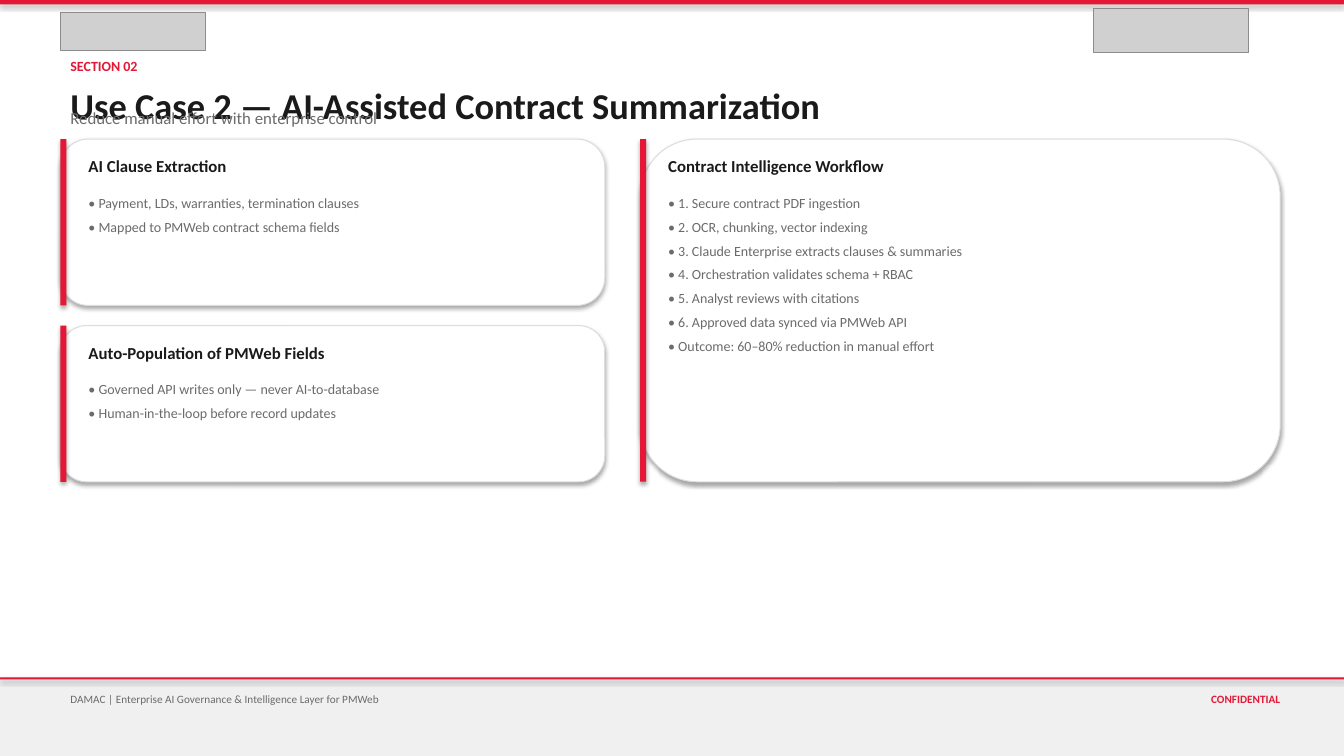
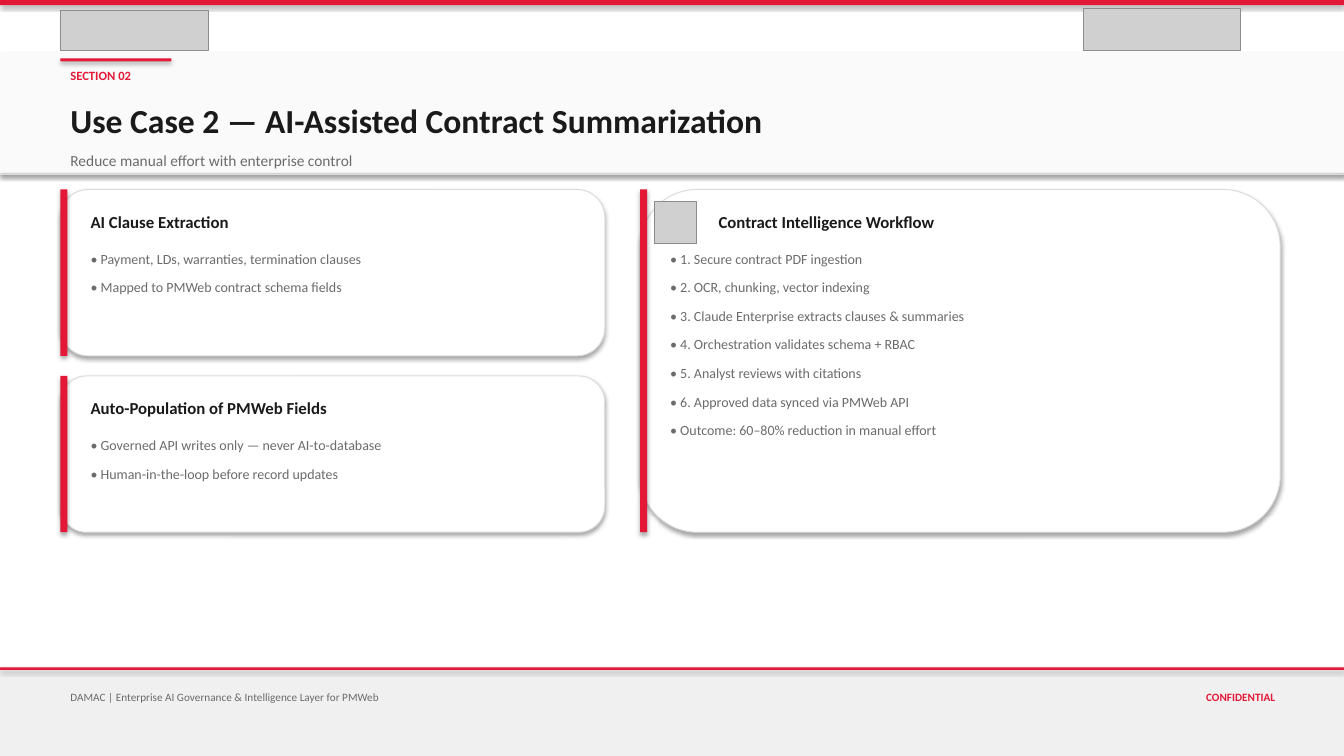
Before and after one commit to vishnushankar9024/procurehubibi, a slide deck: slide 10 of output/DAMAC_PMWeb_AI_Governance_Intelligence_Layer.pptx. Drawn at 1344x756 pixels with LibreOffice and Linux fonts; fonts in the diff are those of the drawing; grey boxes stand for pictures. Boxes give left, top, right and bottom in pixels: in the first picture for what was removed or moved away, otherwise in the second. Text is boxed around its words. In the diff, an @@ line names an element or a change of style, - is before the commit and + after.

```diff
--- a/output/DAMAC_PMWeb_AI_Governance_Intelligence_Layer.pptx
+++ b/output/DAMAC_PMWeb_AI_Governance_Intelligence_Layer.pptx
@@ picture: place and size @@
-picture at [1094,8,1249,52]
+picture at [1084,8,1241,50]
@@ rectangle added at [0,52,1344,173], fill #FAFAFA @@
@@ rectangle added at [60,58,171,62], fill #E31837 @@
@@ text "Use Case 2 — AI-Assisted ...": place and size @@
-text "Use Case 2 — AI-Assisted ..." at [70,93,820,127]
+text "Use Case 2 — AI-Assisted ..." at [70,109,762,134]
@@ text "Use Case 2 — AI-Assisted ..." at [70,109,762,134]: size 26 to 24 pt; line spacing 1 to 1.15 @@
@@ text "SECTION 02": place and size @@
-text "SECTION 02" at [70,62,137,71]
+text "SECTION 02" at [70,71,131,80]
@@ text "SECTION 02" at [70,71,131,80]: size 10 to 9 pt; line spacing 1 to 1.15 @@
@@ text "Reduce manual effort with enterprise ...": place and size @@
-text "Reduce manual effort with enterprise ..." at [70,111,377,127]
+text "Reduce manual effort with enterprise ..." at [70,155,352,169]
@@ text "Reduce manual effort with enterprise ..." at [70,155,352,169]: size 12 to 11 pt; line spacing 1 to 1.15 @@
@@ rectangle added at [0,173,1344,174], fill #DDDDDD @@
@@ text "AI Clause Extraction": place and size @@
-text "AI Clause Extraction" at [88,160,226,172]
+text "AI Clause Extraction" at [91,216,228,228]
@@ picture added at [654,202,697,244] @@
@@ line spacing 1 to 1.15 in 5 elements at [1206,693,1275,701], [70,693,378,703], [91,216,228,228], [91,402,327,417], [719,216,934,231] @@
@@ text "Contract Intelligence Workflow": place and size @@
-text "Contract Intelligence Workflow" at [668,160,883,175]
+text "Contract Intelligence Workflow" at [719,216,934,231]
@@ text "• Payment, LDs, warranties, termination ...": place and size @@
-text "• Payment, LDs, warranties, termination ..." at [99,198,359,234]
+text "• Payment, LDs, warranties, termination ..." at [101,254,361,294]
@@ text "• 1. Secure contract PDF ...": place and size @@
-text "• 1. Secure contract PDF ..." at [678,198,962,351]
+text "• 1. Secure contract PDF ..." at [680,254,964,435]
@@ 3 rounded rectangles, 3 rectangles: place and size @@
-3 rounded rectangles, 3 rectangles at [60,139,1280,482]
+3 rounded rectangles, 3 rectangles at [60,190,1280,532]
@@ text "Auto-Population of PMWeb Fields": place and size @@
-text "Auto-Population of PMWeb Fields" at [88,347,325,362]
+text "Auto-Population of PMWeb Fields" at [91,402,327,417]
@@ line spacing 1 to 1.2; more space between paragraphs in 3 elements at [680,254,964,435], [101,254,361,294], [101,440,382,481] @@
@@ text "• Governed API writes only ...": place and size @@
-text "• Governed API writes only ..." at [99,384,380,420]
+text "• Governed API writes only ..." at [101,440,382,481]
@@ rectangle: place and size @@
-rectangle at [0,678,1344,756]
+rectangle at [0,667,1344,756]
@@ rectangle: place and size @@
-rectangle at [0,678,1344,680]
+rectangle at [0,667,1344,670]
```
Also in this commit, not shown: 35 other slides changed, 14 other files.
